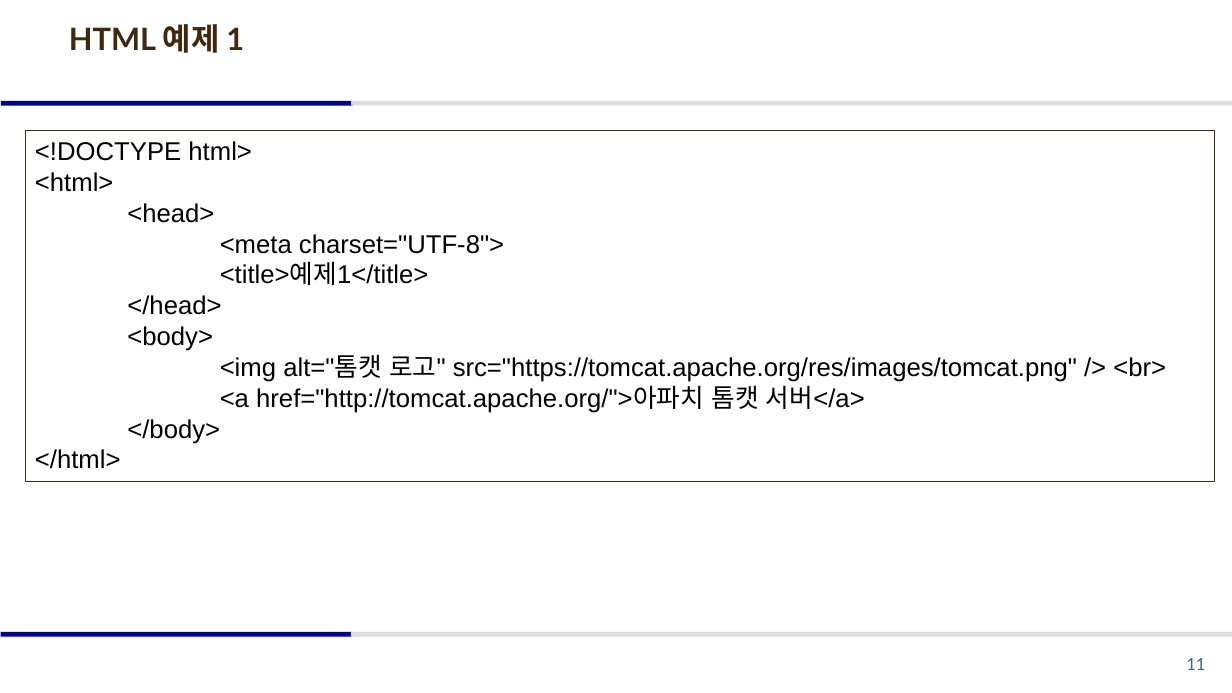
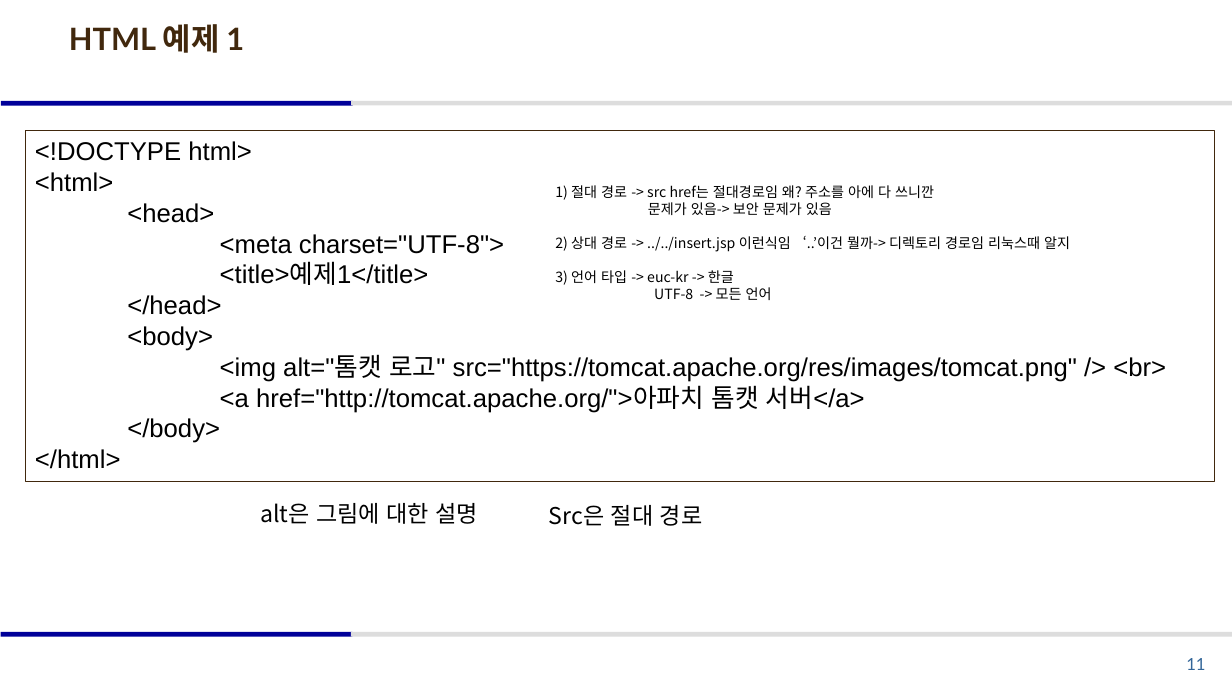
Before and after one commit to ilikecyberpunk/2-, a slide deck: slide 11 of 1학기/웹 프로그래밍/2026_웹 프로그래밍_part2.pptx. Drawn at 1232x693 pixels with LibreOffice and Linux fonts; fonts in the diff are those of the drawing. Boxes give left, top, right and bottom in pixels: in the first picture for what was removed or moved away, otherwise in the second. Text is boxed around its words. In the diff, an @@ line names an element or a change of style, - is before the commit and + after.

```diff
--- a/1학기/웹 프로그래밍/2026_웹 프로그래밍_part2.pptx
+++ b/1학기/웹 프로그래밍/2026_웹 프로그래밍_part2.pptx
@@ text added at <box>555,185,1070,300</box>, 11 pt, text #000000 @@
+1) 절대 경로 -> src href는 절대경로임 왜? 주소를 아에 다 쓰니깐
+문제가 있음-> 보안 문제가 있음
+2) 상대 경로 -> ../../insert.jsp 이런식임 ‘..’이건 뭘까-> 디렉토리 경로임 리눅스때 알지
+3) 언어 타입 -> euc-kr -> 한글
+UTF-8 -> 모든 언어
@@ text added at <box>260,503,479,524</box>, 18 pt, text #000000 @@
+alt은 그림에 대한 설명
@@ text added at <box>549,505,703,526</box>, 18 pt, text #000000 @@
+Src은 절대 경로
```
Also in this commit, not shown: 8 other slides changed, 2 other files.
